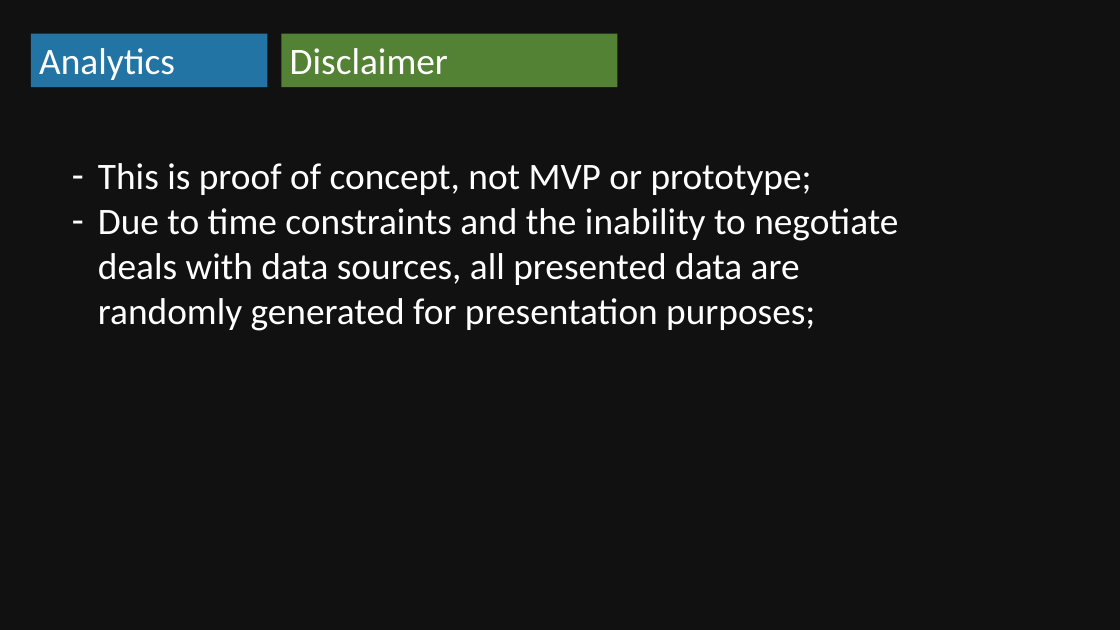
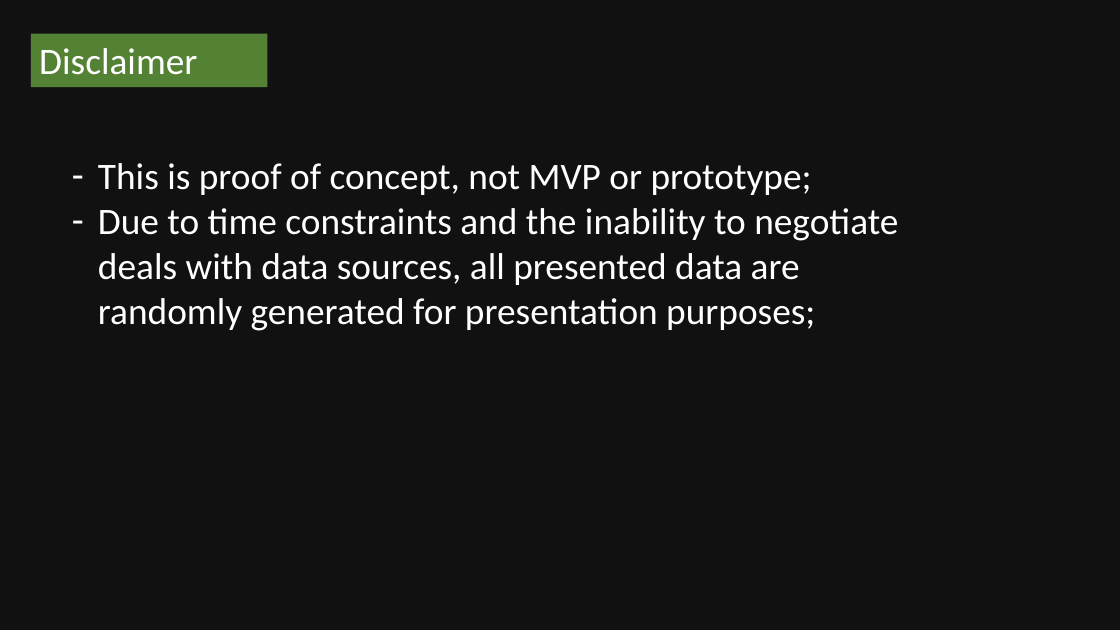
Before and after one commit to stainless-chief/h-izumo-navi, a slide deck: slide 1 of .presentation/analytics.pptx. Drawn at 1120x630 pixels with LibreOffice and Linux fonts; fonts in the diff are those of the drawing. Boxes give left, top, right and bottom in pixels: in the first picture for what was removed or moved away, otherwise in the second. Text is boxed around its words. In the diff, an @@ line names an element or a change of style, - is before the commit and + after.

```diff
--- a/.presentation/analytics.pptx
+++ b/.presentation/analytics.pptx
@@ rectangle "Disclaimer" at <box>31,34,268,87</box>: fill #2274A5 to #548235 @@
@@ text in rectangle at <box>39,48,197,75</box>: text changed @@
-Analytics
+Disclaimer
@@ rectangle removed at <box>281,34,618,87</box> @@
-Disclaimer
```
Also in this commit, not shown: 4 other slides changed, 1 slide added, 1 slide removed.
